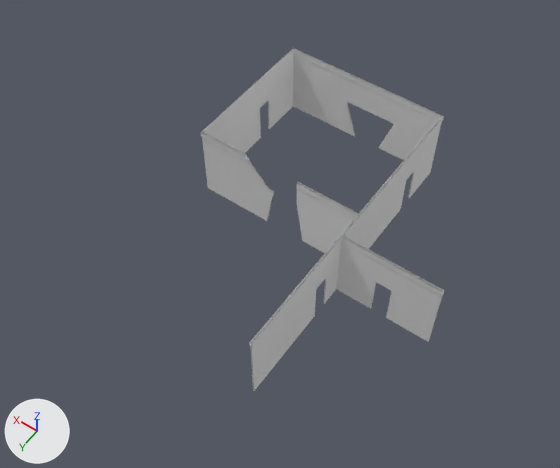
Before and after pictures for a commit that changed the FBX model Assets/Scenes/Josserand/FBX/mur_int.fbx.
One viewpoint serves both versions: a 50 mm lens placed at (-15.4, 25.4, 32.7), pointed at (-1.0, 5.3, 1.0). Arrows for +X, +Y and +Z are at lower left; the lights stay in place. Where no turn or scale is listed for an object, it has been applied to the vertices.

In view in the first picture: 'mur_int'.
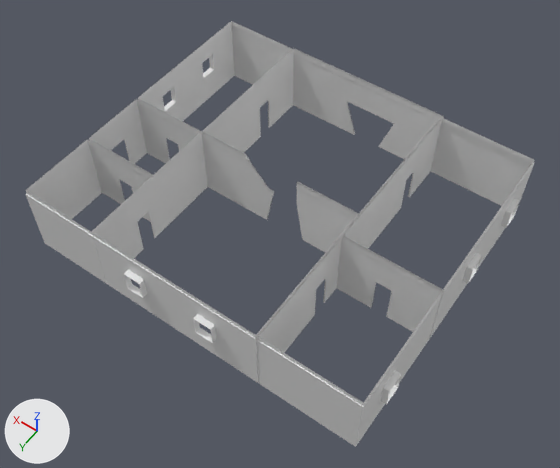
Changed parts and their boxes [x1, y1, x2, y2] in the pictures (560 x 468 px; the box of a moved part takes in the faces that stretch with it):
'mur_int', reshaped (109% wider, 24% taller): before [201, 48, 444, 391]; after [26, 21, 534, 447]
part 1 of me_mesh, added: after [138, 21, 294, 159]
part 2 of me_mesh, added: after [93, 133, 259, 383]
part 3 of me_mesh, added: after [430, 118, 534, 338]
part 4 of me_mesh, added: after [89, 99, 200, 201]
part 5 of me_mesh, added: after [26, 140, 154, 284]
part 6 of me_mesh, added: after [257, 293, 441, 447]
part 7 of me_mesh, moved or reshaped: before [205, 77, 437, 391]; after [205, 76, 437, 382]

The change, as a list of edits to the scene's bpy script:
```text
Change me_mesh:
    used by ob_mur_int; location = (0.0, 0.0, 0.0)
    remove me_mesh.from_pydata(...)  # 227 vertices, 162 faces; spans x -10.1..4.8, y -4.2..12.7, z -0.2..4.1
    add me_mesh.from_pydata(...)  # 537 vertices, 386 faces; spans x -10.4..9.6, y -4.2..12.6, z -0.1..4.1
    me_mesh part 1: a new loose piece of 74 vertices spanning x 4.7..9.6, y -4.2..4.2, z -0.1..4.1
    me_mesh part 2: a new loose piece of 62 vertices spanning x -4.8..4.8, y 4.1..12.6, z -0.1..4.1
    me_mesh part 3: a new loose piece of 50 vertices spanning x -10.4..-4.8, y -4.1..5.7, z -0.1..4.1
    me_mesh part 4: a new loose piece of 50 vertices spanning x 4.8..9.3, y 4.2..7.9, z -0.1..4.1
    me_mesh part 5: a new loose piece of 40 vertices spanning x 4.8..9.3, y 7.9..12.3, z -0.1..4.1
    me_mesh part 6: a new loose piece of 34 vertices spanning x -10.4..-4.8, y 5.7..12.3, z -0.1..4.1
    me_mesh part 7
    37 vertices in x -10.1..4.8, y -4.2..7.7, z -0.2 move by (0.0, 0.0, 0.1)
    9 vertices in x -4.9..-4.7, y 12.7, z 2.2..4.1 move by (0.0, -0.4, 0.0)
    2 vertices move from x -4.8, y 12.7, z -0.2 to x -4.8, y 12.3, z -0.1
```
